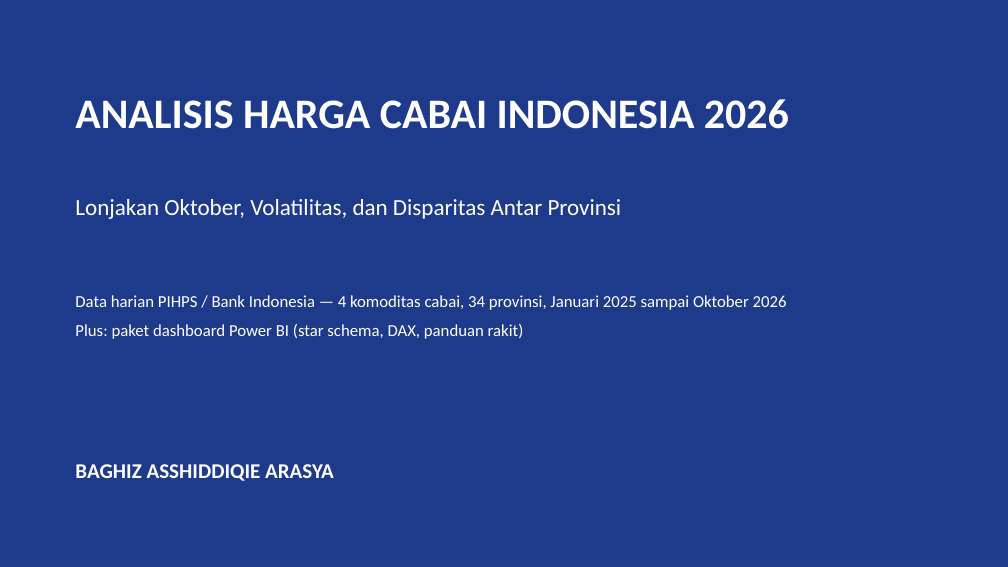
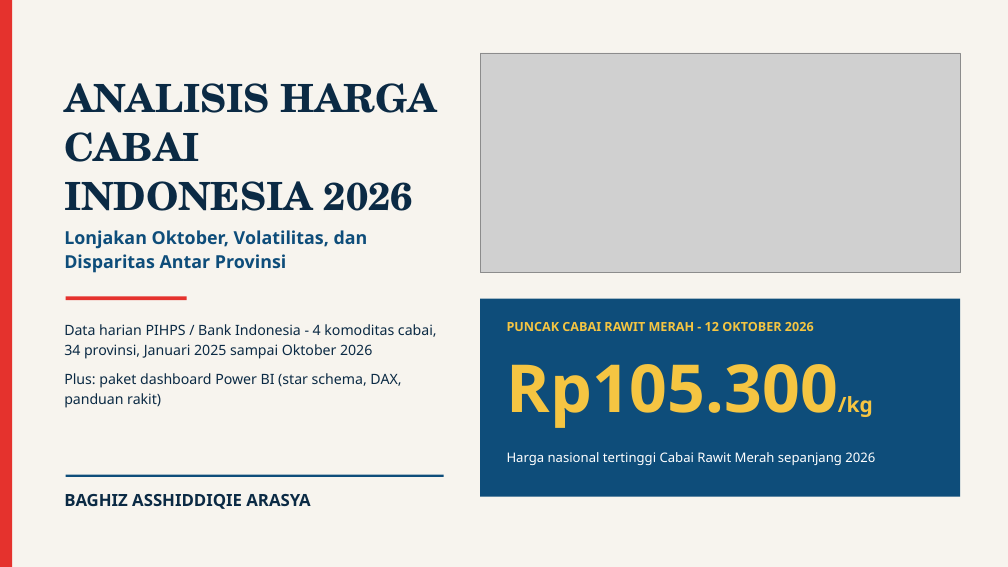
Before and after one commit to baghizash/harga-cabai-indonesia-2026, a slide deck: slide 1 of Portofolio-Analisis-Harga-Cabai.pptx. Drawn at 1008x567 pixels with LibreOffice and Linux fonts; fonts in the diff are those of the drawing; grey boxes stand for pictures. Boxes give left, top, right and bottom in pixels: in the first picture for what was removed or moved away, otherwise in the second. Text is boxed around its words. In the diff, an @@ line names an element or a change of style, - is before the commit and + after.

```diff
--- a/Portofolio-Analisis-Harga-Cabai.pptx
+++ b/Portofolio-Analisis-Harga-Cabai.pptx
@@ background #1E3A8A to #F7F4EE @@
@@ rectangle added at (0,0,12,567), fill #E5322D @@
@@ picture added at (480,53,960,273) @@
@@ text "ANALISIS HARGA CABAI INDONESIA 2026": place and size @@
-text "ANALISIS HARGA CABAI INDONESIA 2026" at (75,99,789,129)
+text "ANALISIS HARGA CABAI INDONESIA 2026" at (64,83,437,211)
@@ text "ANALISIS HARGA CABAI INDONESIA 2026" at (64,83,437,211): size 40 to 37 pt, font Calibri to TeX Gyre Schola, text colour #FFFFFF to #0B2A44; line spacing 1 to 1.05 @@
@@ text "Lonjakan Oktober, Volatilitas, dan Disparitas ...": place and size @@
-text "Lonjakan Oktober, Volatilitas, dan Disparitas ..." at (75,199,622,219)
+text "Lonjakan Oktober, Volatilitas, dan Disparitas ..." at (64,230,368,273)
@@ text "Lonjakan Oktober, Volatilitas, dan Disparitas ..." at (64,230,368,273): size 22 to 17 pt, font Calibri to Noto Sans, text colour #FFFFFF to #0E4D7A, bold on; line spacing 1 to 1.15 @@
@@ rectangle added at (66,296,187,300), fill #E5322D @@
@@ rectangle added at (480,299,960,497), fill #0E4D7A @@
@@ text at (64,324,437,359): text changed; size 16 to 13.5 pt; font Calibri to Noto Sans; text colour #FFFFFF to #0B2A44 @@
-Data harian PIHPS / Bank Indonesia — 4 komoditas cabai, 34 provinsi, Januari 2025 sampai Oktober 2026
+Data harian PIHPS / Bank Indonesia - 4 komoditas cabai, 34 provinsi, Januari 2025 sampai Oktober 2026
@@ text "Data harian PIHPS / Bank ...": place and size @@
-text "Data harian PIHPS / Bank ..." at (75,295,787,339)
+text "Data harian PIHPS / Bank ..." at (64,324,437,408)
@@ text added at (507,322,814,331), 12 pt, text #F5C542, bold @@
+PUNCAK CABAI RAWIT MERAH - 12 OKTOBER 2026
@@ text at (64,373,401,408): size 16 to 13.5 pt, font Calibri to Noto Sans, text colour #FFFFFF to #0B2A44 in "Plus: paket dashboard Power BI (star schema, ..."; line spacing 1 to 1.2 @@
@@ text added at (507,364,873,428), 63 pt, text #F5C542, bold @@
+Rp105.300/kg
@@ rectangle added at (66,475,444,477), fill #0E4D7A @@
@@ text added at (507,452,875,465), 12.5 pt, text #FFFFFF @@
+Harga nasional tertinggi Cabai Rawit Merah sepanjang 2026
@@ text "BAGHIZ ASSHIDDIQIE ARASYA": place and size @@
-text "BAGHIZ ASSHIDDIQIE ARASYA" at (75,464,334,481)
+text "BAGHIZ ASSHIDDIQIE ARASYA" at (64,494,310,509)
@@ text "BAGHIZ ASSHIDDIQIE ARASYA" at (64,494,310,509): size 20 to 16 pt, font Calibri to Noto Sans, text colour #FFFFFF to #0B2A44 @@
```
Also in this commit, not shown: 9 other slides changed.
